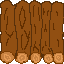
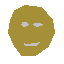
The second 64x64 image is a revision of the first. Changes to its layers:
added layer "Calque de dessin 6" above "Calque de dessin 2" over [0, 0, 64, 64]
hid "Calque de dessin 1", painted on it over [0, 0, 64, 64]
